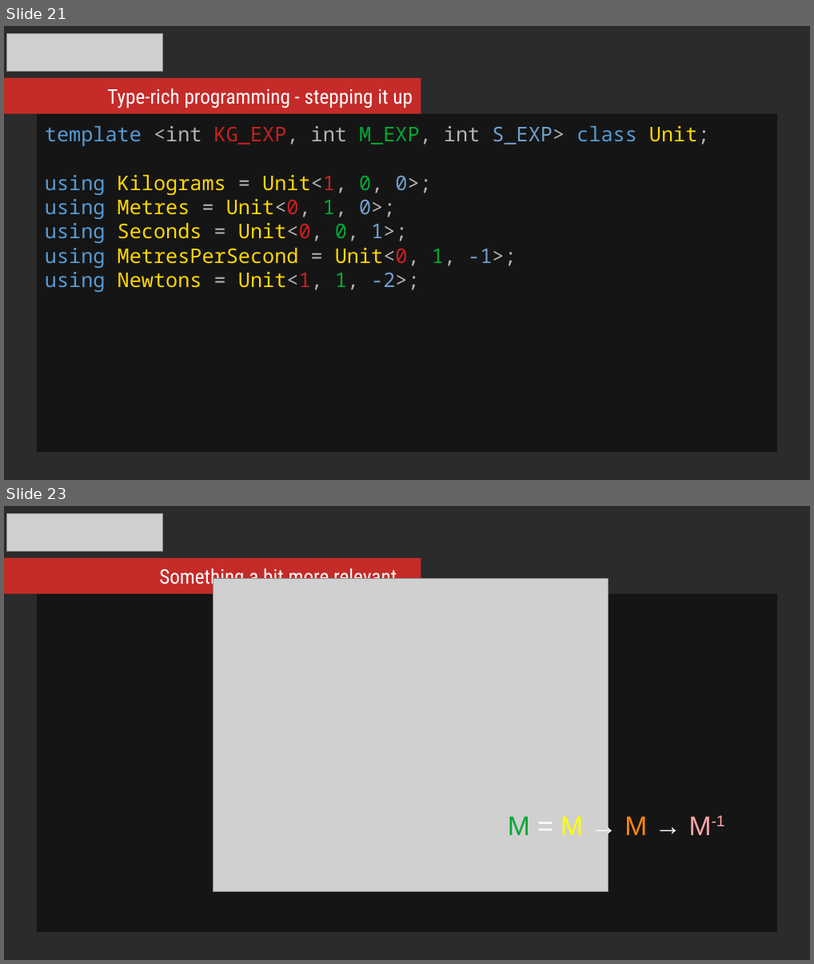
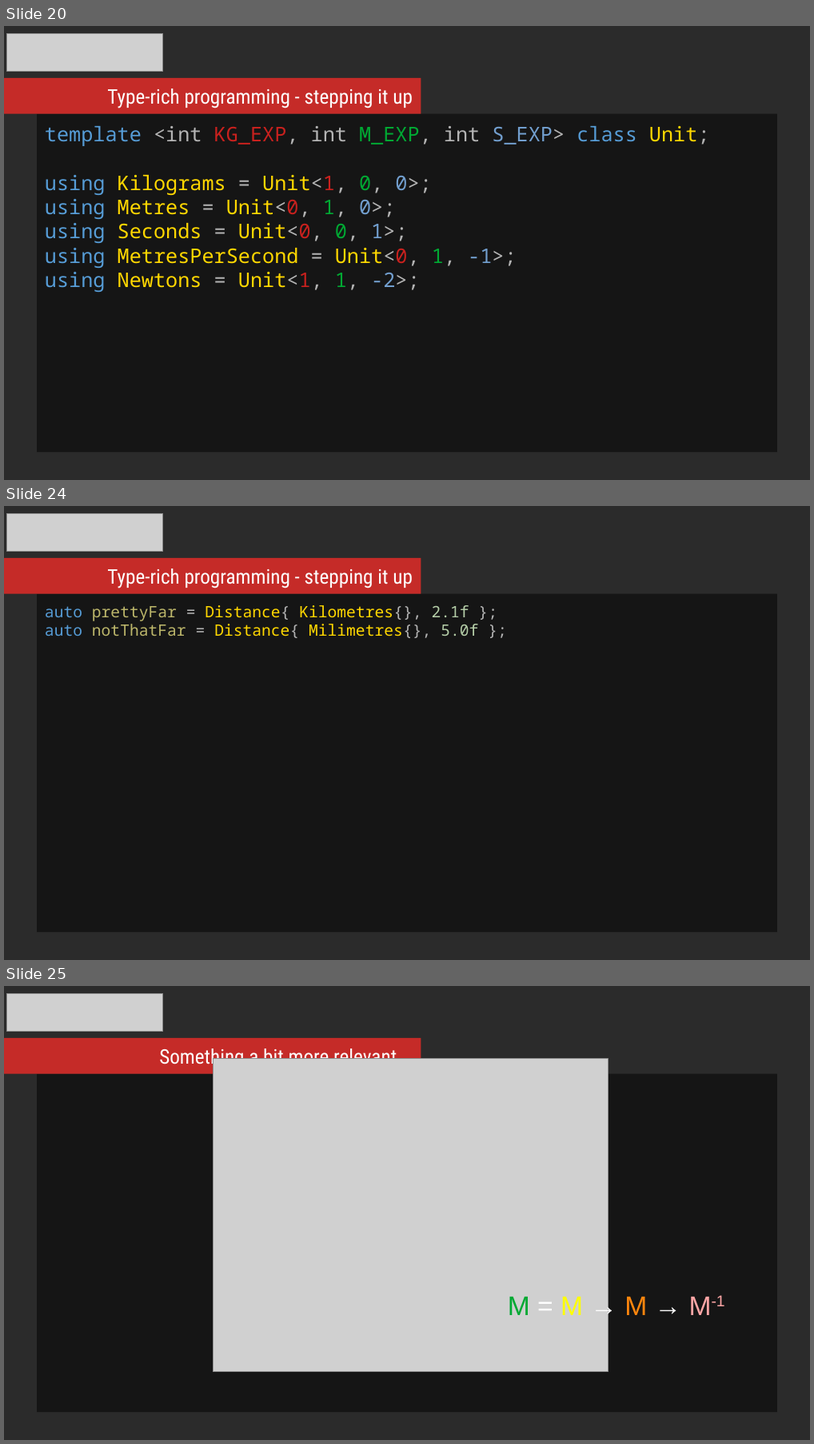
Before and after one commit to mikosz/type-safety, a slide deck: ask-not-what-you-can-do-for-the-compiler.odp. Shown one above the other, each under a label of ours: slides 21 and 23 before the commit, slides 20, 24 and 25 after it; the slides between them are not shown. The pictures are 814x964 and 814x1444 pixels, drawn with LibreOffice and Linux fonts; fonts in the diff are those of the drawing; grey boxes stand for pictures; background and template pictures are left out; a plain dark background stands for a picture behind light text. Boxes give left, top, right and bottom in pixels: in the first picture for what was removed or moved away, otherwise in the second. Text is boxed around its words. In the diff, an @@ line names an element or a change of style, - is before the commit and + after.

```diff
--- a/ask-not-what-you-can-do-for-the-compiler.odp
+++ b/ask-not-what-you-can-do-for-the-compiler.odp
@@ slide 24 added at (x1=4, y1=506, x2=810, y2=960), background picture (left out) @@
@@ picture added at (x1=7, y1=513, x2=164, y2=551) @@
@@ rectangle added at (x1=4, y1=558, x2=421, y2=593), fill #C52B28 @@
@@ text added at (x1=107, y1=568, x2=413, y2=588), 18 pt, text #FFFFFF @@
+Type-rich programming - stepping it up
@@ rectangle added at (x1=37, y1=594, x2=778, y2=932), fill #000000 at 51% opacity, 14 pt, text #FFD700 @@
+auto prettyFar = Distance{ Kilometres{}, 2.1f };
+auto notThatFar = Distance{ Milimetres{}, 5.0f };
@@ what was slide 21 is now slide 20 @@
@@ what was slide 23 is now slide 25 @@
```
Also in this commit, not shown: 1 slide changed, 2 other slides added, 1 slide removed.
